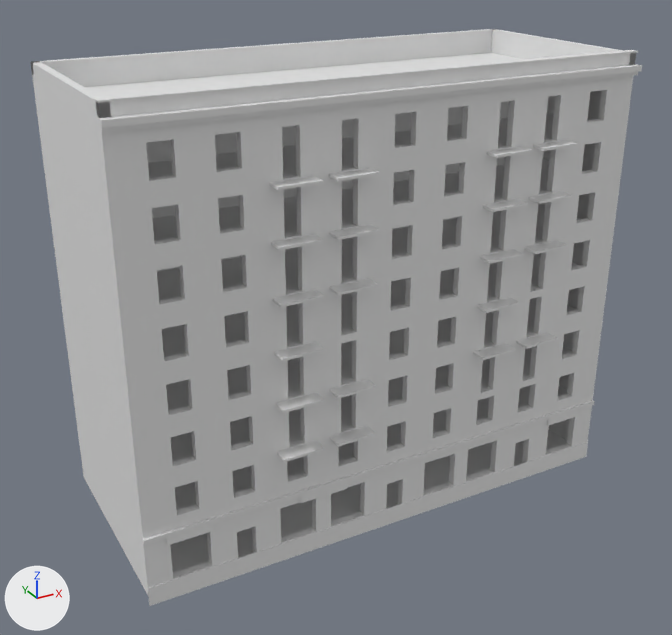
What one commit did to the glTF model assets/models/zone/street/house_e_lod1.glb.
Before and after are seen from a 50 mm camera at (-27.6, -49.3, 36.0) aimed at (-0.8, -0.6, 11.7). Every picture has the same lights, and +X, +Y and +Z are marked at lower left. The picture after the commit comes second. Materials are left out; every surface is plain grey. Vertices at exactly the same position are counted once.

The first picture shows 'house_e'.
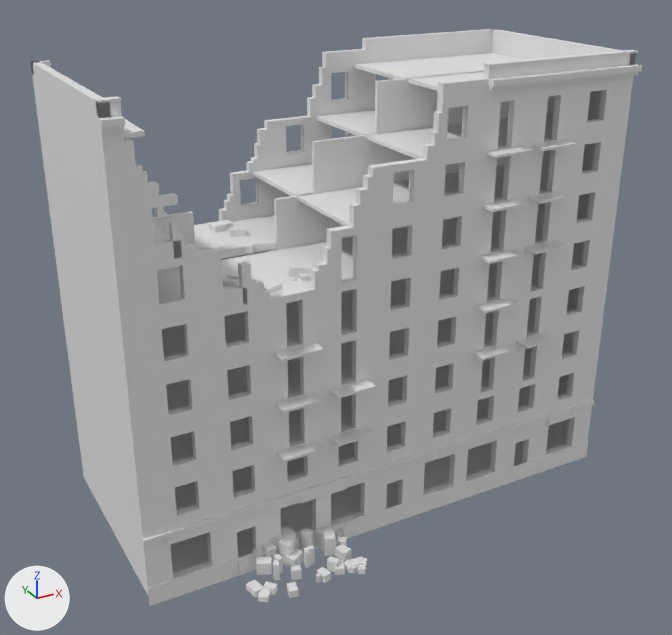
Pixel boxes (x1, y1, x2, y2) of what changed, in the pictures (672 x 635 px; the box of a moved part takes in the faces that stretch with it):
part 1 of me_house_e, moved or reshaped
    before: (329, 279, 378, 295)
    after: (288, 277, 297, 281)
part 2 of me_house_e, moved or reshaped (not visible afterwards)
    before: (271, 234, 324, 250)
part 3 of me_house_e, moved or reshaped (not visible afterwards)
    before: (269, 176, 323, 190)
part 4 of me_house_e, moved or reshaped
    before: (329, 225, 379, 240)
    after: (316, 573, 321, 583)
part 5 of me_house_e, moved or reshaped
    before: (329, 168, 381, 181)
    after: (291, 565, 302, 580)
part 6 of me_house_e, added
    after: (350, 557, 366, 571)
part 7 of me_house_e, added
    after: (306, 545, 315, 565)
part 8 of me_house_e, cut back
    before: (61, 52, 444, 307)
    after: (32, 29, 642, 304)
part 9 of me_house_e, added
    after: (246, 526, 367, 602)

The edits, one by one:
me_house_e is used by ob_house_e; location (0.0, 0.0, 0.0).
me_house_e had 2264 vertices, 5994 faces and spanned x -16.6..16.6, y -8.0..7.0, z -0.6..28.1.
me_house_e now has 2950 vertices, 6840 faces and spans x -16.6..16.6, y -11.0..11.0, z -0.6..28.1.
me_house_e part 1: the loose piece of 8 vertices spanning x -4.7..-2.1, y -8.0..-7.0, z 16.6..16.8 is turned 122.1 degrees about the z axis through its middle and scaled by 0.17, then moved by (-2.6, 2.4, 0.1).
me_house_e part 2: the loose piece of 8 vertices spanning x -8.2..-5.6, y -8.0..-7.0, z 19.8..20.0 is turned 88.5 degrees about the z axis through its middle and scaled by 0.213, then moved by (-2.2, 6.1, -3.1).
me_house_e part 3: the loose piece of 8 vertices spanning x -8.2..-5.6, y -8.0..-7.0, z 23.0..23.2 is scaled about its middle by (-0.265, -0.414, 1.62), then moved by (-1.3, 8.8, -6.2).
me_house_e part 4: the loose piece of 8 vertices spanning x -4.7..-2.1, y -8.0..-7.0, z 19.8..20.0 is scaled about its middle by (-0.0963, -0.175, 3.22), then moved by (-3.8, -2.8, -19.9).
me_house_e part 5: the loose piece of 8 vertices spanning x -4.7..-2.1, y -8.0..-7.0, z 23.0..23.2 is scaled about its middle by (0.208, 0.379, 4.26), then moved by (-4.8, -1.8, -23.0).
me_house_e part 6: the loose piece of 8 vertices spanning x -4.7..-2.1, y -8.0..-7.0, z 7.0..7.2 is copied, and the copy is scaled about its middle by (-0.316, -0.575, 2.89), then moved by (-1.1, -2.7, -7.1); it spans x -5.0..-4.1, y -10.6..-9.9, z -0.2..0.3.
me_house_e part 7: the loose piece of 8 vertices spanning x -8.2..-5.6, y -8.0..-7.0, z 7.0..7.2 is copied, and the copy is scaled about its middle by (-0.163, -0.297, 7.4), then moved by (0.0, -1.1, -6.7); it spans x -7.1..-6.7, y -8.7..-8.4, z -0.2..1.0.
me_house_e part 8: 4 vertices moved from x -4.1..-0.7, y -7.0..6.5, z 20.0..24.1 to x -4.6..-2.0, y -7.0..6.5, z 20.0..23.2; 219 vertices removed from x -14.5..0.7, y -8.0..7.0, z 16.6..27.3; 489 vertices added at x -16.0..16.0, y -7.5..7.0, z 4.0..28.1.
me_house_e part 9: 256 vertices added at x -11.3..-3.6, y -11.0..-6.6, z -0.2..1.5.
Other edits to the shape of me_house_e do not show in these pictures.
